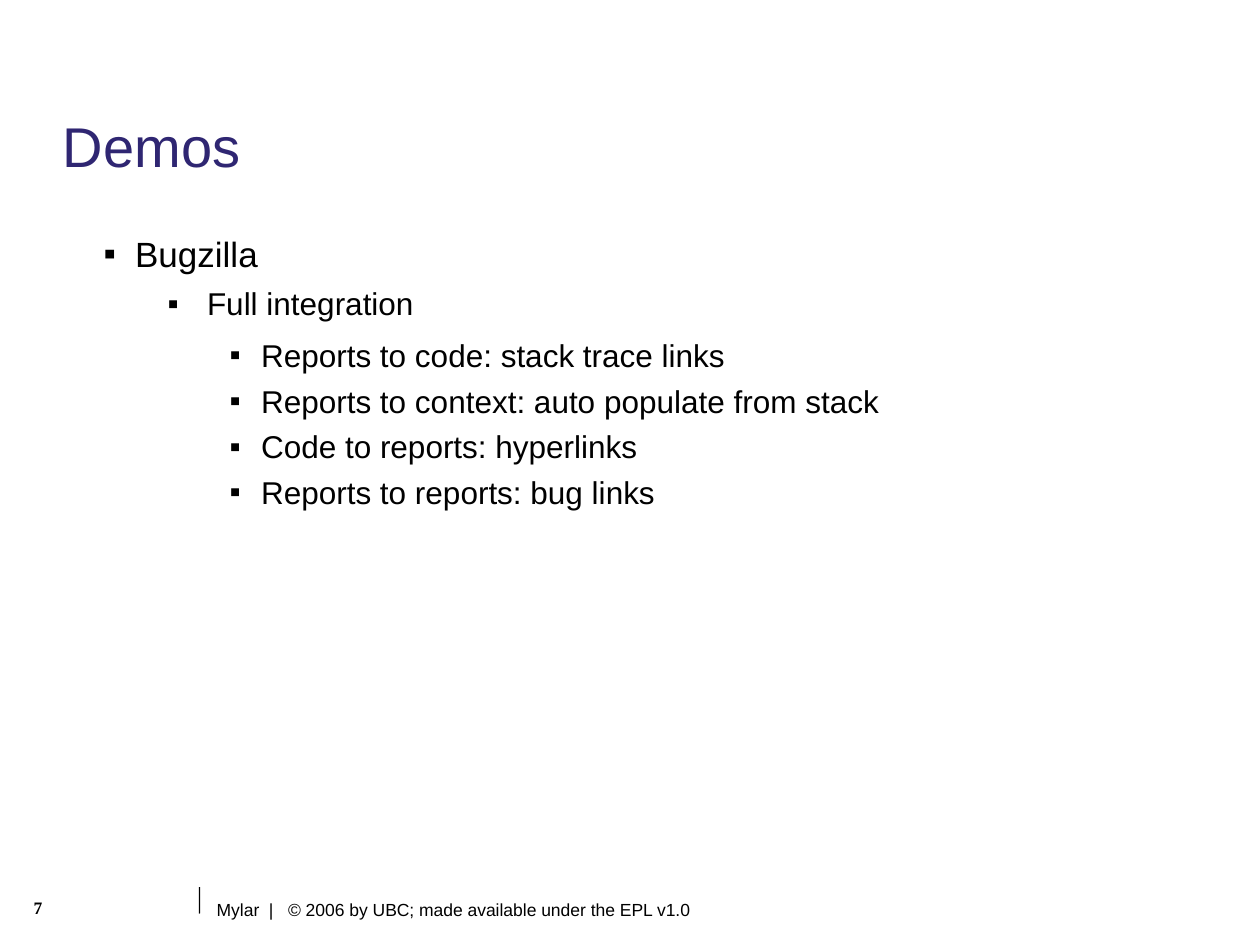
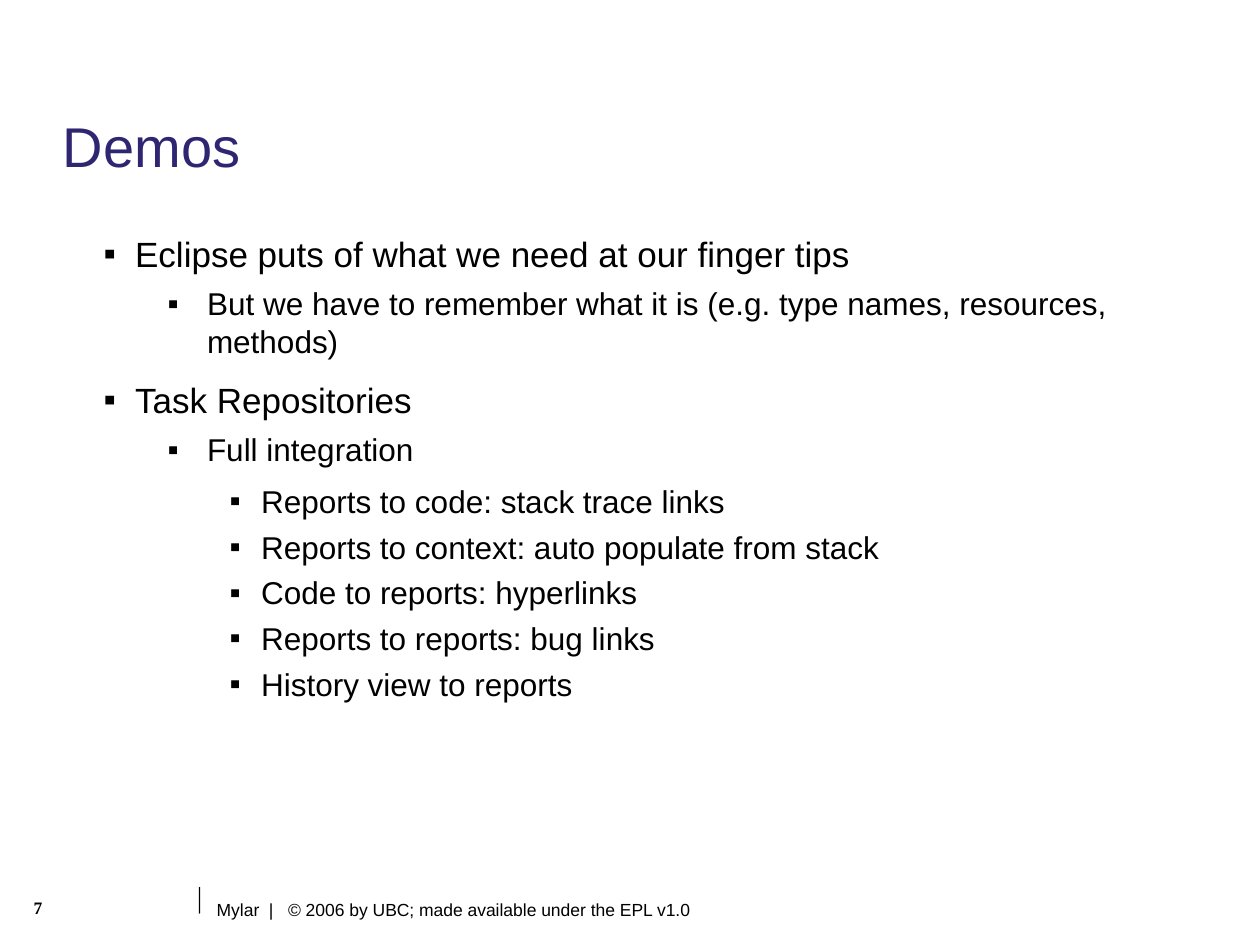
Before and after one commit to eclipse-mylyn/mylyn-website, a slide deck: slide 7 of publications/2006-03-mylar-eclipsecon.ppt. Drawn at 1260x945 pixels with LibreOffice and Linux fonts; fonts in the diff are those of the drawing; background and template pictures are left out. Boxes give left, top, right and bottom in pixels: in the first picture for what was removed or moved away, otherwise in the second. Text is boxed around its words. In the diff, an @@ line names an element or a change of style, - is before the commit and + after.

```diff
--- a/publications/2006-03-mylar-eclipsecon.ppt
+++ b/publications/2006-03-mylar-eclipsecon.ppt
@@ text at (135, 241, 1106, 420): text changed; size 20 to 18 pt @@
-▪ Bugzilla
+▪ Eclipse puts of what we need at our finger tips
+  ▪ But we have to remember what it is (e.g. type names, resources, methods)
+▪ Task Repositories
@@ text at (261, 673, 572, 702): paragraph added @@
+    ▪ History view to reports
```
Also in this commit, not shown: 1 slide added.
